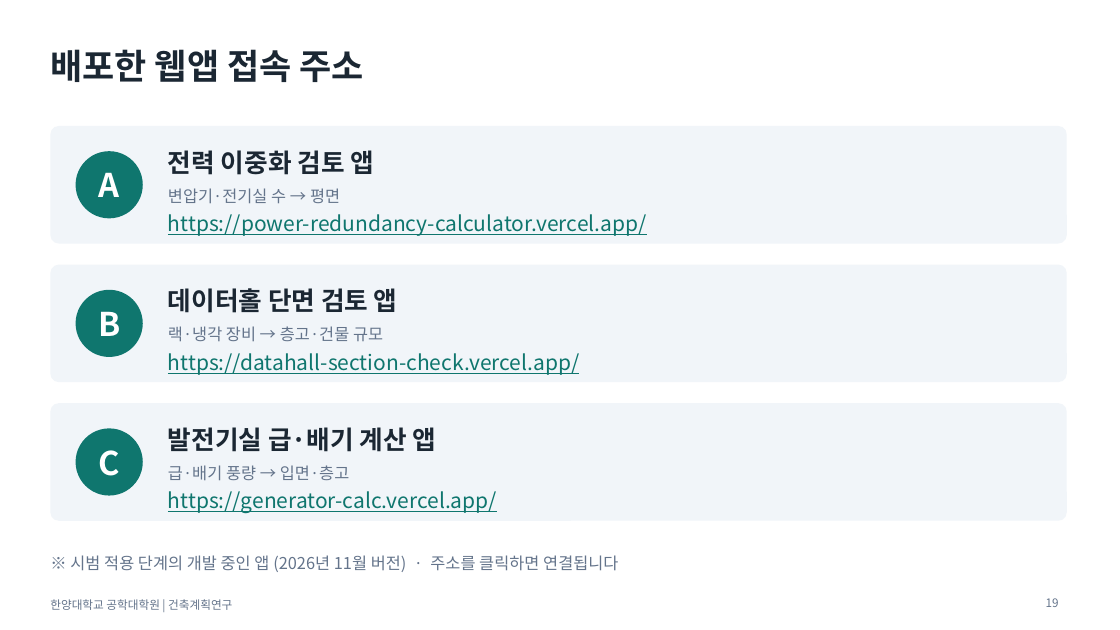
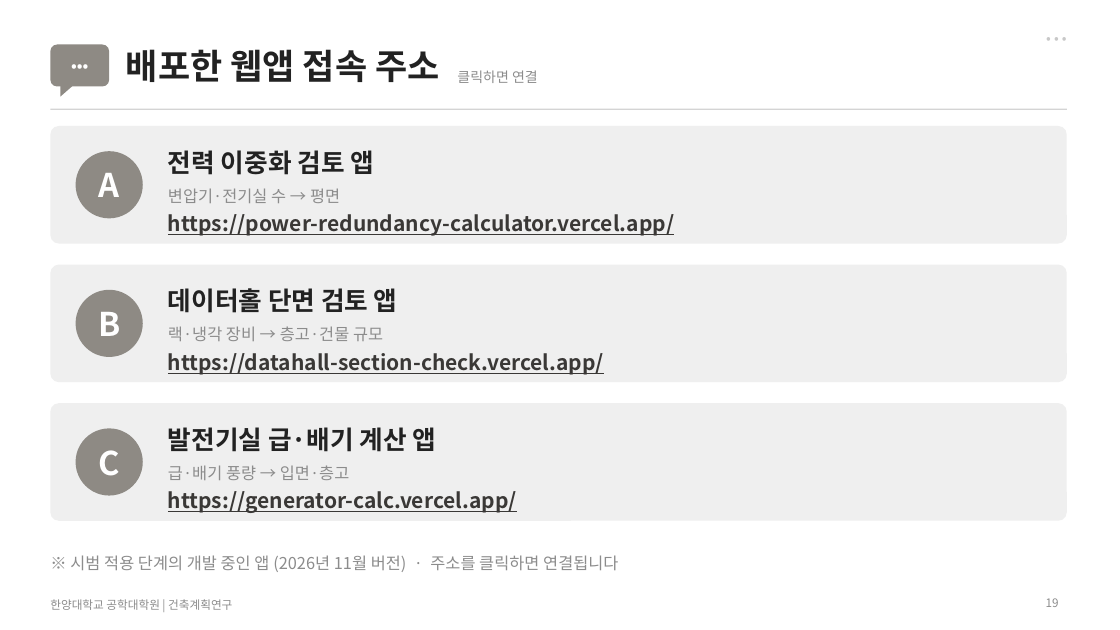
Before and after one commit to sangchuls/pango-gmp, a slide deck: slide 19 of research/final/발표자료_최종.pptx. Drawn at 1120x630 pixels with LibreOffice and Linux fonts; fonts in the diff are those of the drawing. Boxes give left, top, right and bottom in pixels: in the first picture for what was removed or moved away, otherwise in the second. Text is boxed around its words. In the diff, an @@ line names an element or a change of style, - is before the commit and + after.

```diff
--- a/research/final/발표자료_최종.pptx
+++ b/research/final/발표자료_최종.pptx
@@ text added at (x1=1008, y1=25, x2=1067, y2=50), 12 pt, text #C8C8C8 @@
+• • •
@@ rounded rectangle added at (x1=50, y1=45, x2=109, y2=87), fill #8E8A84 @@
@@ text added at (x1=50, y1=45, x2=109, y2=87), 13 pt, text #FFFFFF, bold @@
+•••
@@ text colour #1B2733 to #222222 in 4 elements at (x1=168, y1=150, x2=374, y2=175), (x1=168, y1=288, x2=398, y2=313), (x1=168, y1=427, x2=437, y2=452), (x1=126, y1=49, x2=439, y2=82) @@
@@ title "배포한 웹앱 접속 주소" moved from (x1=50, y1=49, x2=364, y2=82) to (x1=126, y1=49, x2=439, y2=82) @@
@@ right triangle added at (x1=60, y1=85, x2=74, y2=97), fill #8E8A84 @@
@@ text added at (x1=457, y1=70, x2=538, y2=83), 12 pt, text #8C8C8C @@
+클릭하면 연결
@@ line added from (50, 109) to (1067, 109), #D4D4D4 1 pt @@
@@ fill #F1F5F9 to #EFEFEF in 3 elements at (x1=50, y1=126, x2=1067, y2=244), (x1=50, y1=265, x2=1067, y2=382), (x1=50, y1=403, x2=1067, y2=521) @@
@@ fill #0F766E to #8E8A84 in 3 elements at (x1=76, y1=151, x2=143, y2=218), (x1=76, y1=290, x2=143, y2=357), (x1=76, y1=429, x2=143, y2=496) @@
@@ text colour #0F766E to #3A3836, bold on in 3 elements at (x1=168, y1=214, x2=674, y2=236), (x1=168, y1=353, x2=604, y2=375), (x1=168, y1=491, x2=517, y2=513) @@
@@ text colour #64748B to #8C8C8C in 6 elements at (x1=50, y1=599, x2=232, y2=610), (x1=168, y1=188, x2=340, y2=203), (x1=168, y1=326, x2=383, y2=341), (x1=168, y1=465, x2=349, y2=480), (x1=70, y1=555, x2=618, y2=572), (x1=1046, y1=598, x2=1059, y2=607) @@
```
Also in this commit, not shown: 18 other slides changed, 4 other files.
